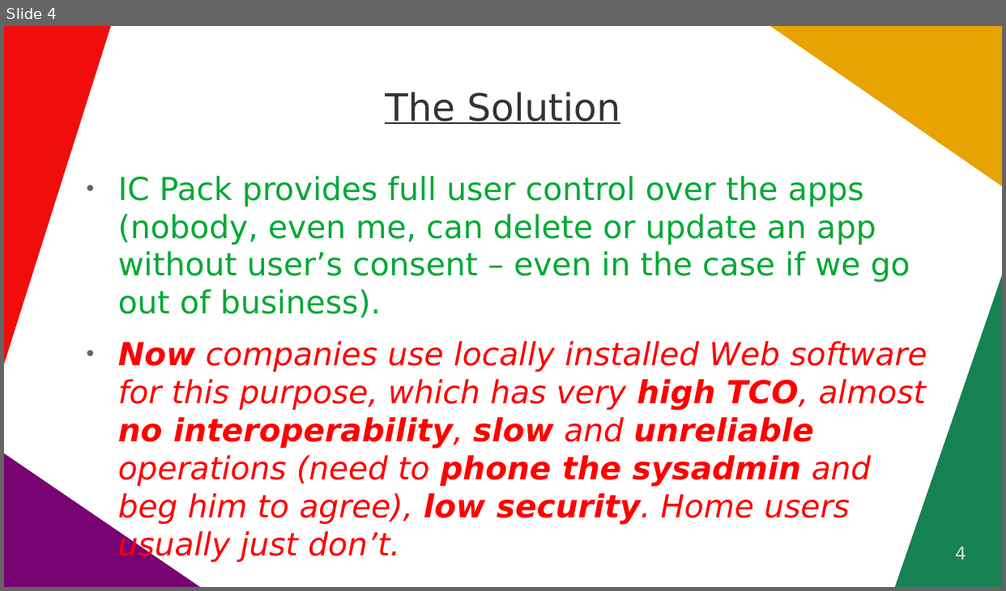
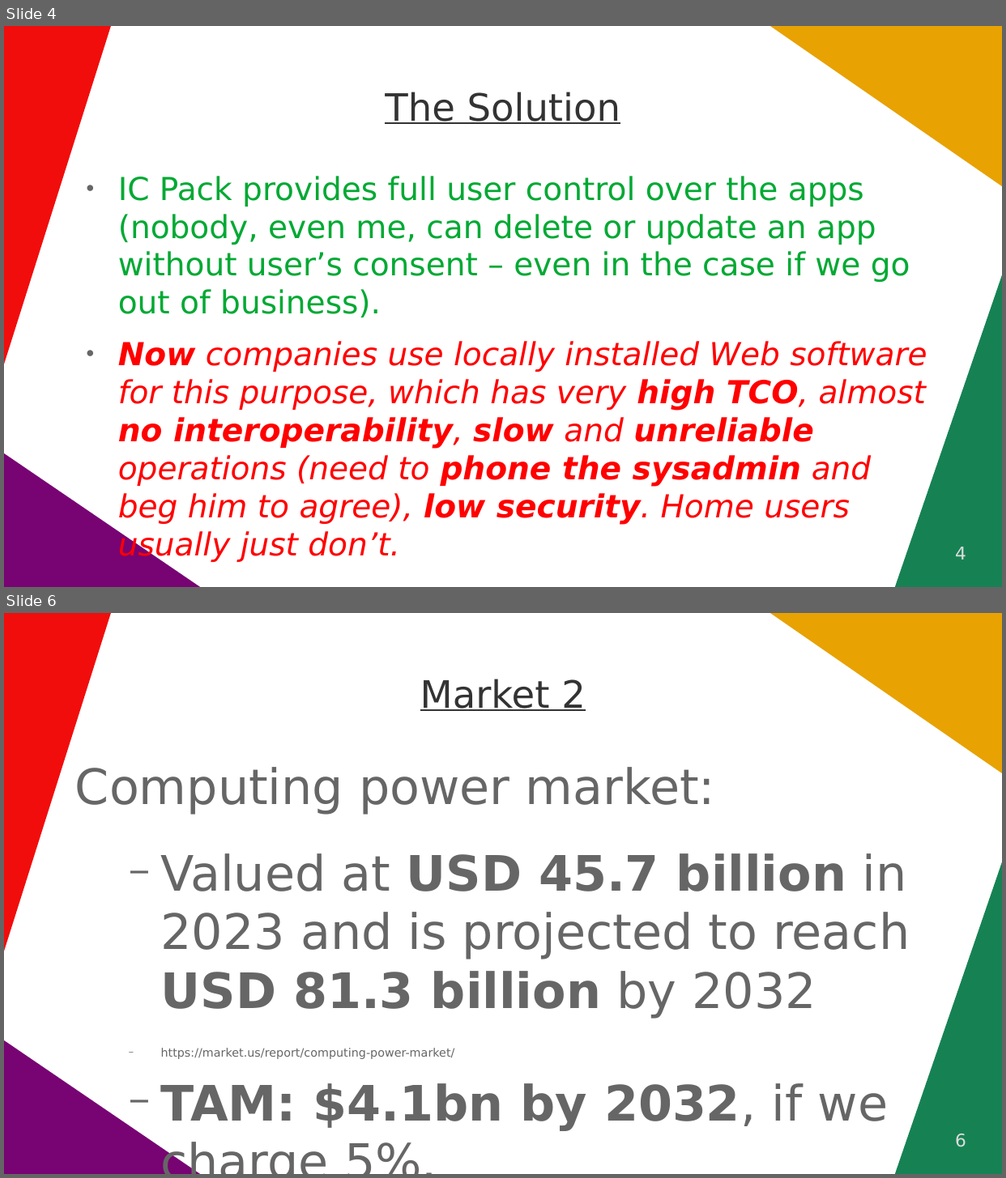
Before and after one commit to vporton/icp-package-manager, a slide deck: docs/long-pitchdeck.odp. Shown one above the other, each under a label of ours: slide 4 before the commit, slides 4 and 6 after it; the slides between them are not shown. The pictures are 1006x591 and 1006x1178 pixels, drawn with LibreOffice and Linux fonts; fonts in the diff are those of the drawing. Boxes give left, top, right and bottom in pixels: in the first picture for what was removed or moved away, otherwise in the second. Text is boxed around its words. In the diff, an @@ line names an element or a change of style, - is before the commit and + after.

```diff
--- a/docs/long-pitchdeck.odp
+++ b/docs/long-pitchdeck.odp
@@ slide 6 added at <box>4,613,1002,1174</box>, background #FFFFFF; not listed: 4 template elements that a slide beside it also shows @@
@@ title added at <box>420,679,586,711</box>, 30 pt, text #333333, underline @@
+Market 2
@@ text added at <box>75,767,910,1131</box>, 38.9 pt, text #666666 @@
+Computing power market:
+  − Valued at USD 45.7 billion in 2023 and is projected to reach USD 81.3 billion by 2032
+  − https://market.us/report/computing-power-market/
+  − TAM: $4.1bn by 2032, if we charge 5%.
@@ page number added at <box>955,1134,966,1148</box>, 14 pt, text #DDDDDD @@
+6
```
Also in this commit, not shown: 7 slides changed, 4 other slides added, 10 slides removed.
